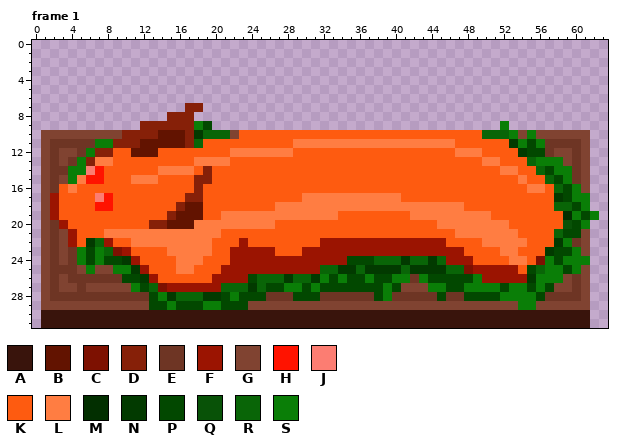
Two states of a pixel-art file, GameData/图片素材/food_2x1.aseprite. The picture above was drawn from the file before the commit.
64x32 pixels, 2 frames. Pixels under 10% opacity are left out. Colours within 5 levels of each other are drawn and written as one. Shown: frame 1. The commit also changed other frames, which this record leaves out.
Visible layers, top first: "food_1020", "plate".
Palette (. is transparent): A #39140c  B #621300  C #7d1101  D #862008  E #6e3524  F #9b1401  G #804331  H #ff1300  J #fc7d72  K #fe5b10  L #ff7d42  M #022f00  N #023a00  P #024800  Q #085207  R #096507  S #0a7e07
Pixels before, frame 1, first column x 1:
 7 ................DD............................................
 8 ..............DDD.............................................
 9 ...........DDDDDDSP................................S..........
10 GGGGGGGGGDDDDBBBDNRRRGKKKKKKKKKKKKKKKKKKKKKKKKKKKRRRSGSGGGGGG.
11 GEEEEESSDDDBBBBBDRKKKKKKKKKKLLLLLLLLLLLLLLLLLLKKKKKKNSPSEEEEG.
12 GEGGESDDKKBBBKKKKKKKKLLLLLLLKKKKKKKKKKKKKKKKKKLLLKKKKNPPEGGEG.
13 GEGESDLLKKKKKKKKKLLLLKKKKKKKKKKKKKKKKKKKKKKKKKKKKLLKKKRSSSGEG.
14 GEESSJHKKKKKKLLLLKDKKKKKKKKKKKKKKKKKKKKKKKKKKKKKKKKLLKKRPSSEG.
15 GEGSLHHKKKLLLKKKKDDKKKKKKKKKKKKKKKKKKKKKKKKKKKKKKKKKKLKKRPSEG.
16 GEKLKKKKKKKKKKKKKDKKKKKKKKKKKKKKKKKKKKKKKKKKKKKKKKKKKKLLKRPSG.
17 GFKKKKJHKKKKKKKKDDKKKKKKKKKKKLLLLLLLLLLLKKKKKKKKKKKKKKKKKNPSS.
18 GFKKKKHHKKKKKKKDBBKKKKKKKKLLLLLLLLLLLLLLLLLLLLLKKKKKKKKKKRRPS.
19 GFKKKKKKKKKKKKDBBBKKLLLLLLLLLLLLLKKKKKKKKLLLLLLLLLKKKKKKKKMSPS
20 GEFKKKKKKKKKDDBBBLLLLLLLLLKKKKKKKKKKKKKKKKKKLLLLLLLLKKKKKKQPS.
21 GEGFKKKLLLLLLLLLLLLLKKKKKKKKKKKKKKKKKKKKKKKKKKLLLLLLLKKKKRPPG.
22 GEGFKNRFKKLLLLLLLLLKKKFKKKKKKKKFFFFFFFFFFFFFFKKKKLLLLLKKKNSEG.
23 GEGESPSRCFKKKKLLLLLKKFFFFFKKKFFFFFFFFFFFFFFFFFFKKKKLLKKKNPPSG.
24 GEGESPSPPNFKKKKLLLKKKFFFFFFFFFFFFFPPPRRRNRRNRFFFKKKKLLKCSPSSS.
25 GEEEGSGGSSNFKKKLLKKKFFFFFFFFFFFRRNNRNNNNRNNNNRRCFFFFFKPRSSPSG.
26 GEGEEEEEEPPNFKKKKKKFFFFPRRRNRRNSPSPPSPPSSESPPPPPSFFFFFNSSSGEG.
27 GEGGEGGGGGSPRCFFFFFFRRRNRPPSSPSPPPPPPPSPGGGSSPPSSSSPSSPSPGGEG.
28 GEEEEEEEEEEEPSNRRRNNPSPPPEEEPPPEEEEEEPSEEEEEPEEPPPPSSSSPEEEEG.
29 GGGGGGGGGGGGPPSPPPSSPPPGGGGGGGGGGGGGGGGGGGGGGGGGGGGGGSSGGGGGG.
30 AAAAAAAAAAAAAAAAAAAAAAAAAAAAAAAAAAAAAAAAAAAAAAAAAAAAAAAAAAAAA.
31 AAAAAAAAAAAAAAAAAAAAAAAAAAAAAAAAAAAAAAAAAAAAAAAAAAAAAAAAAAAAA.
Now the later version:
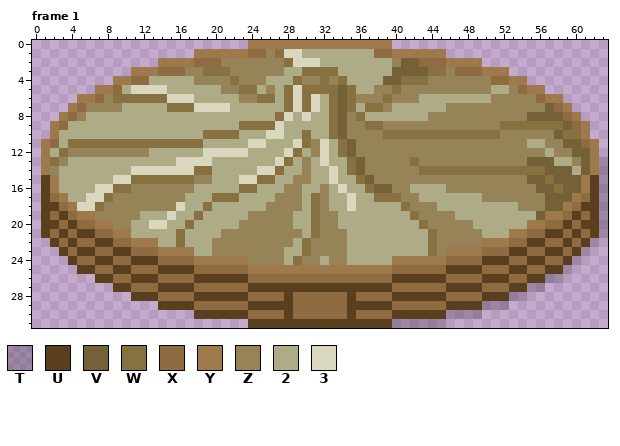
Colours new in this view: T #00000033  U #593f1e  V #746138  W #877140  X #8e6b40  Y #9e794b  Z #968358  2 #aeac86  3 #d9d7be
What changed:
layer "plate" now hidden
layer "plate_2" added
layer "food_1020" now hidden
layer "food_10012" added
Changed rows in their new state; - is an unchanged pixel.
Frame 1:
first column x 1:
 0 -----------------------YYYYYYYYYYYYYYYY------------------------
 1 -----------------YYYYYYXXZW3322222222XXYYYYYY------------------
 2 -------------YYYYXXXZZZZZZZW33322222222ZVVXXXYYYY--------------
 3 ----------YYYXXXZZWWWZZZZZZ22WWWW222222VVVVWWZXXXYYY-----------
 4 --------YYXX22222ZZZZWZZZ222WZZWZW2222VVWWWZZZZZZZXXYY---------
 5 ------YYX23333222222ZZWW2Z2W3WWWWVW22ZZWZZZZZZZZZZ22ZXYY-------
 6 ----YYXZWWWWWW33322222ZZWW2W3W32WVWZZZWZZZ22222222ZZZZZXYY-----
 7 ---YXZZZZ22222WWW3333222222W3W32WVW2WWZ222222ZZZZZZZZZZZVXY----
 8 --YXZ222222222222222222222W32322WVZW2222222ZZZZZZZZZZZVVVVXY---
 9 -YX2222222222222222222WWWW322222WVZZWWZZZZZZZZZZZZZWWWWWWWVXY--
10 .Y2222222222222222WWWW2223322W22WVZZZZWWWWWWWWWWWWWZZZZZZVWWY--
11 YX2WWWWWWWWWWWWWWW22222332223WZ32WVZZZZZZZZZZZZZZZZZZZ22ZZVVXY-
12 Y2WZZZZZZZZZ2222223333322223W2Z32WVZZZZZZZZZZZZZZZZZZZZZ2ZZVVY-
13 YWZ222222222222333322222223W2Z2322WVZZZZZWZZZZZZZZZZZZVVV22ZVYT
14 YZ222222223333333WW2222233W22Z2232WVZZZZZZWWWWWWWWWWWWWWVVV2VYT
15 UY22222233WWWWWWWZZ22233WW22ZZ22322WVZZZZZZZZZZZZZZZZZVVWVVVYUT
16 UY222233WWZZZZZZZ22222WW222ZZ22Z2322WVVZZ2222ZZZZZZZZZZVVWVVYUT
17 UXY2233WZZZZZZZZ222WWW2222ZZZ2WZ22322WWWZZ2222222ZZZZZZZVVVYXUT
18 UUXY33WZZZZZZZZ322W222222ZZZZ2WZ22322222WZZZ222222222ZZZVVYXUUT
19 UXUXYYZZZZZ222322W22222ZZZZZ22WZZ22222222WZZZZ222222222VYYXUXUT
20 UUXUXXYYZZ223322W22222ZZZZZZ22WZZ222222222WZZZZZ222222YYXXUXUUT
21 UXUXUUXXYY22222W2222ZZZZZZZZZ2WZZZ222222222WZZZZZ222YYXXUUXUXUT
22 .UXUXXUUXXYYY22W222ZZZZZZZZZ2WZZZZ222222222WZZZZZYYYXXUUXXUXUT-
23 ..UXUUXXUUXXXYYYY22ZZZZZZZZ22WZZZZ222222222WZYYYYXXXUUXXUUXUT--
24 ...UXXUUXXUUUXXXXYYYYYYZZZZ2WZZ2ZZ22222YYYYYYXXXXUUUXXUUXXUT.--
25 ....UUXXUUXXXUUUUXXXXXXYYYYYYYYYYYYYYYYXXXXXXUUUUXXXUUXXUUT..--
26 ......UUXXUUUXXXXUUUUUUXXXXXXXXXXXXXXXXUUUUUUXXXXUUUXXUUTT...--
27 ........UUXXXUUUUXXXXXXUUUUUUUUUUUUUUUUXXXXXXUUUUXXXUUTT.....--
28 ..........UUUXXXXUUUUUUXXXXUXXXXXXUXXXXUUUUUUXXXXUUUTT.......--
29 .............UUUUXXXXXXUUUUUXXXXXXUUUUUXXXXXXUUUUTTT.........--
30 .................UUUUUUXXXXUXXXXXXUXXXXUUUUUUTTTT............--
31 .......................UUUUUUUUUUUUUUUUTTTTTT................--
